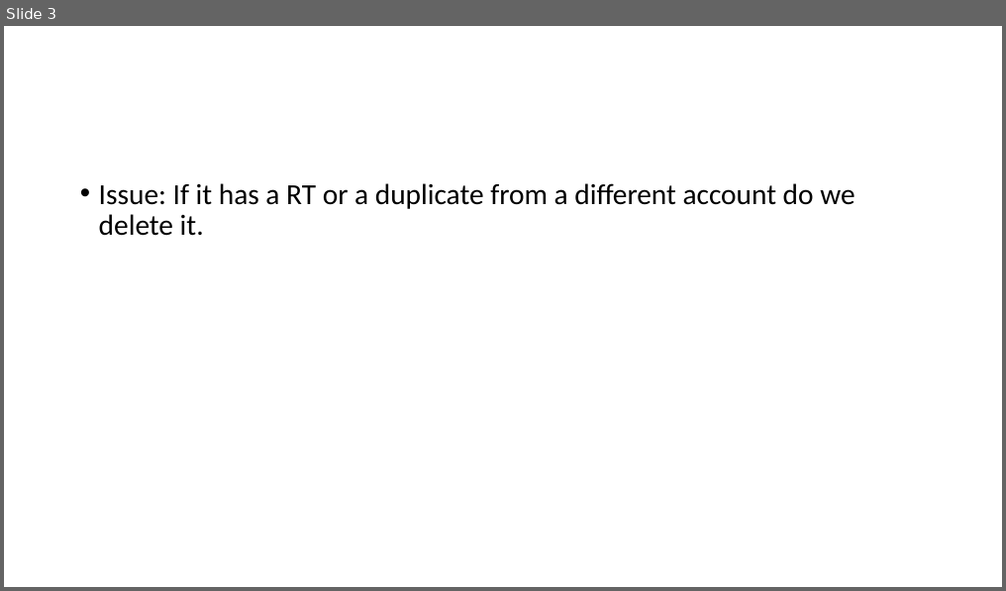
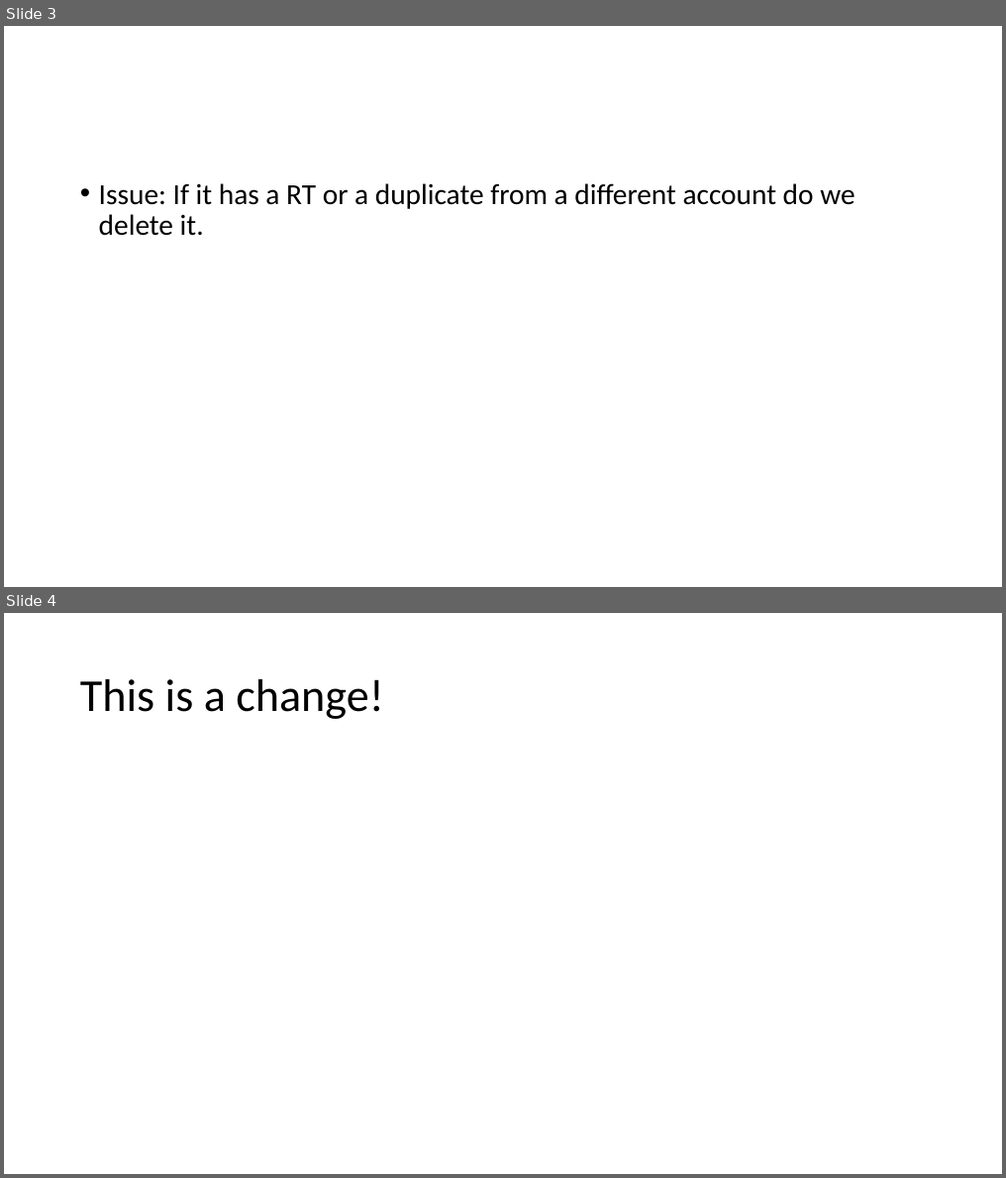
Before and after one commit to shangeri/Software-Engineering-7-610-1.00, a slide deck: Software Engineering Presentation V1.pptx. Shown one above the other, each under a label of ours: slide 3 before the commit, slides 3 and 4 after it. The pictures are 1006x591 and 1006x1178 pixels, drawn with LibreOffice and Linux fonts; fonts in the diff are those of the drawing. Boxes give left, top, right and bottom in pixels: in the first picture for what was removed or moved away, otherwise in the second. Text is boxed around its words. In the diff, an @@ line names an element or a change of style, - is before the commit and + after.

Commit message:
Edited final slide

```diff
--- a/Software Engineering Presentation V1.pptx
+++ b/Software Engineering Presentation V1.pptx
@@ slide 4 added at bbox=[4, 613, 1002, 1174], background #FFFFFF @@
@@ title added at bbox=[80, 679, 383, 719], 44 pt, text #000000 @@
+This is a change!
```
